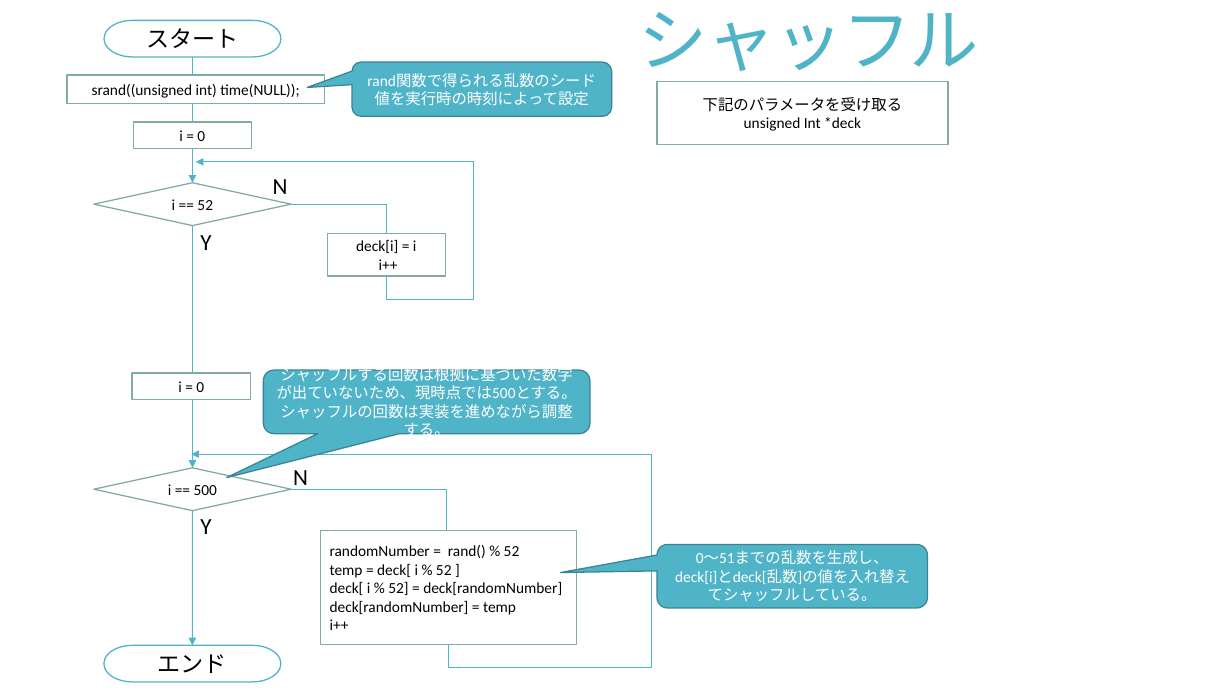
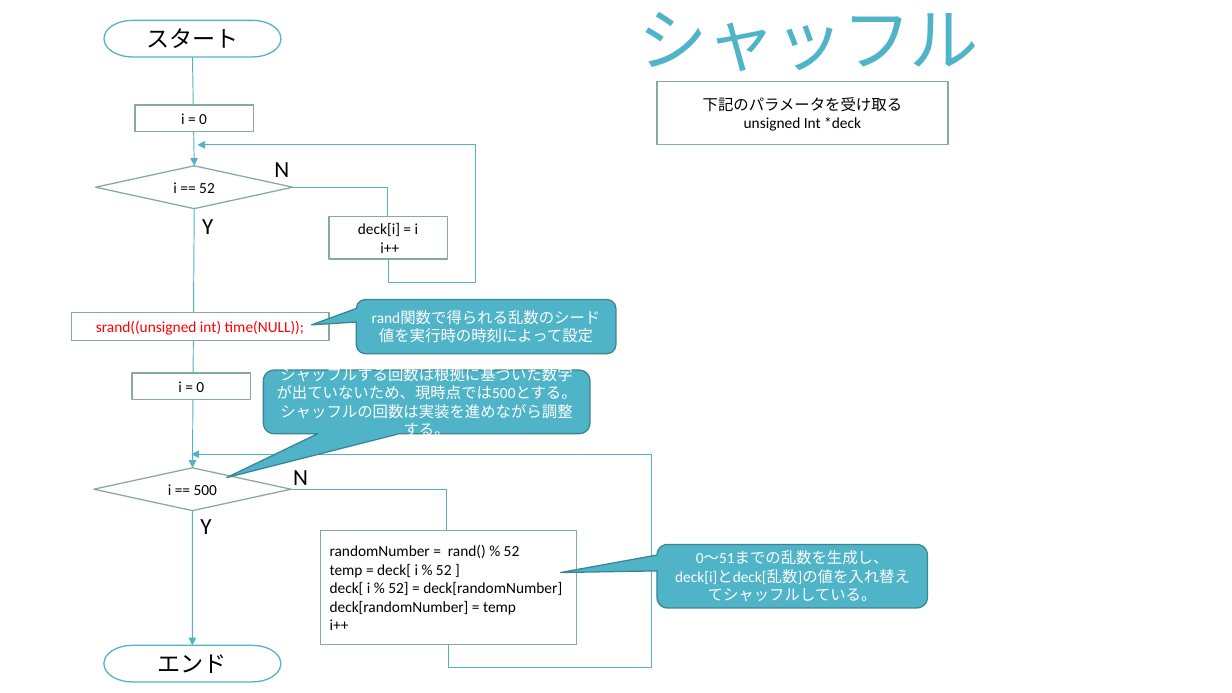
Before and after one commit to masakiishino/Blackjack, a slide deck: slide 16 of Blackjack_Detail_Design.pptx (slide 15 before the commit). Drawn at 1232x693 pixels with LibreOffice and Linux fonts; fonts in the diff are those of the drawing. Boxes give left, top, right and bottom in pixels: in the first picture for what was removed or moved away, otherwise in the second. Text is boxed around its words. In the diff, an @@ line names an element or a change of style, - is before the commit and + after.

```diff
--- a/Blackjack_Detail_Design.pptx
+++ b/Blackjack_Detail_Design.pptx
@@ arrow moved from (192, 57) - (192, 183) to (192, 57) - (194, 165) @@
@@ diamond "i == 52": place and size @@
-diamond "i == 52" at <box>94,183,291,226</box>
+diamond "i == 52" at <box>95,165,292,208</box>
@@ arrow moved from (192, 226) - (192, 468) to (194, 209) - (192, 468) @@
@@ text "Y": place and size @@
-text "Y" at <box>200,235,211,250</box>
+text "Y" at <box>202,219,213,234</box>
@@ 2 rectangles, 2 elbow arrows, 1 text: place and size @@
-2 rectangles, 2 elbow arrows, 1 text at <box>133,122,474,299</box>
+2 rectangles, 2 elbow arrows, 1 text at <box>135,105,476,282</box>
@@ rounded speech box "rand関数で得られる乱数のシード値を実行時の時刻によって設定": place and size @@
-rounded speech box "rand関数で得られる乱数のシード値を実行時の時刻によって設定" at <box>352,62,612,116</box>
+rounded speech box "rand関数で得られる乱数のシード値を実行時の時刻によって設定" at <box>357,299,616,354</box>
@@ rectangle "srand((unsigned int) time(NULL));": place and size @@
-rectangle "srand((unsigned int) time(NULL));" at <box>67,75,324,103</box>
+rectangle "srand((unsigned int) time(NULL));" at <box>71,312,329,340</box>
@@ rectangle "srand((unsigned int) time(NULL));" at <box>71,312,329,340</box>: text colour #000000 to #FF0000 @@
```
Also in this commit, not shown: 7 other slides changed, 1 slide added, 3 other files.
